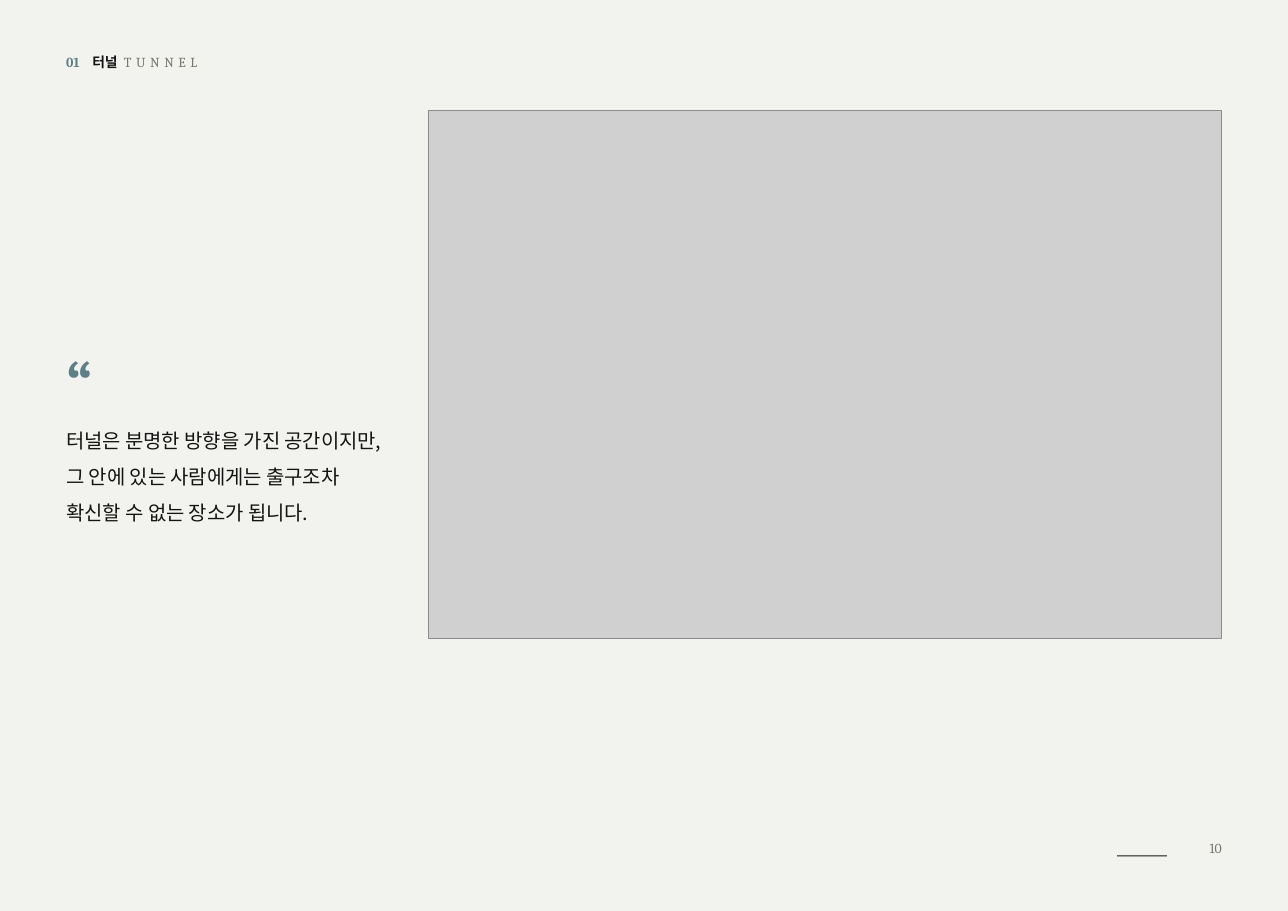
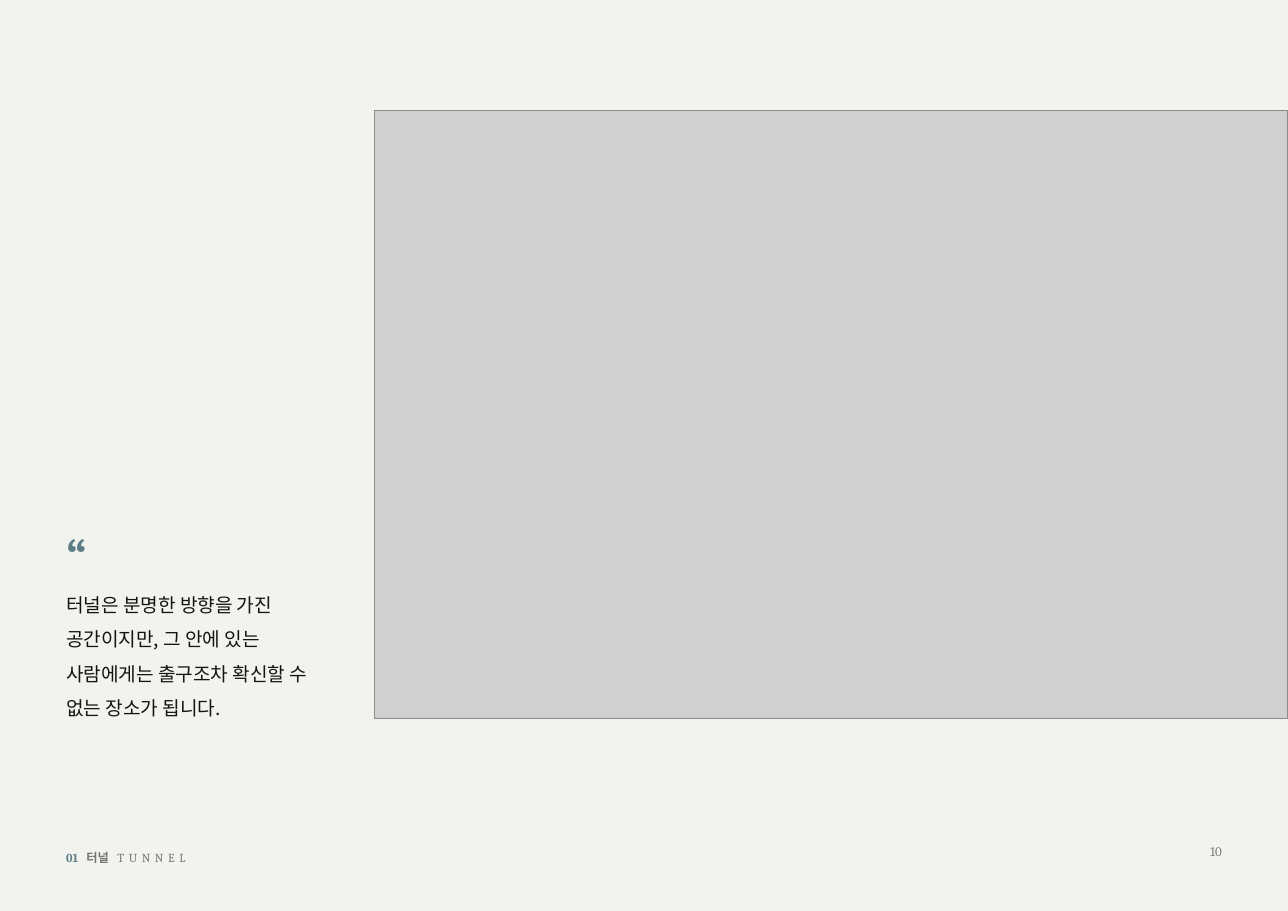
Before and after one commit to huosi012/smartview, a slide deck: slide 10 of portfolio/portfolio_A4_ko.pptx. Drawn at 1288x911 pixels with LibreOffice and Linux fonts; fonts in the diff are those of the drawing; grey boxes stand for pictures. Boxes give left, top, right and bottom in pixels: in the first picture for what was removed or moved away, otherwise in the second. Text is boxed around its words. In the diff, an @@ line names an element or a change of style, - is before the commit and + after.

```diff
--- a/portfolio/portfolio_A4_ko.pptx
+++ b/portfolio/portfolio_A4_ko.pptx
@@ picture: place and size @@
-picture at [429, 110, 1222, 639]
+picture at [375, 110, 1288, 719]
@@ text "“": place and size @@
-text "“" at [66, 431, 382, 522]
+text "“" at [66, 596, 308, 717]
@@ text "“" at [66, 596, 308, 717]: size 41.6 to 32.5 pt, text colour #5F7F86 to #5B7C84 in "“"; size 13 to 12.5 pt; line spacing 0.7 to 0.62; vertical alignment top to bottom @@
@@ text "01 터널 TUNNEL": place and size @@
-text "01 터널 TUNNEL" at [66, 55, 117, 69]
+text "01 터널 TUNNEL" at [66, 852, 109, 863]
@@ text "01 터널 TUNNEL" at [66, 852, 109, 863]: size 9 to 8 pt; text colour #5F7F86 to #5B7C84 in "01"; text colour #141414 to #77776F in "터널" @@
@@ line removed from (1117, 856) to (1167, 856) @@
@@ page number at [1210, 847, 1221, 856]: size 9 to 8.5 pt @@
```
Also in this commit, not shown: 15 other slides changed, 4 slides added, 4 slides removed, 1 other file.
